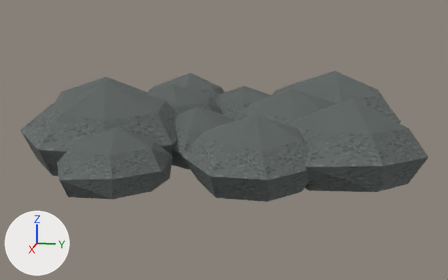
Before and after pictures for a commit that changed the OBJ model Assets/ProjectOEN/ProductionArt/Meshes/props_tools/pr-010_stone_pile__large.obj.
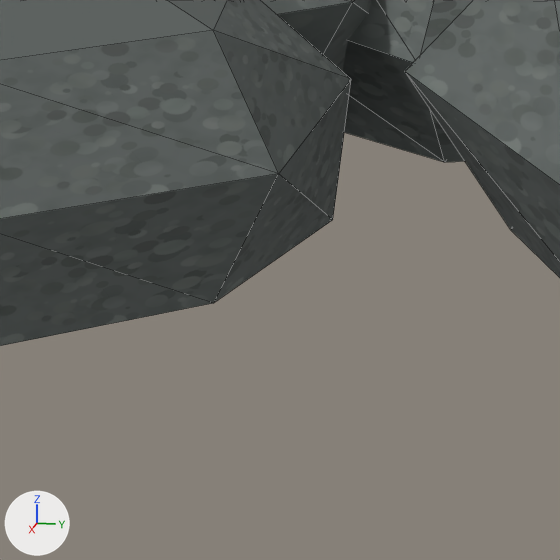
Each version is shown whole from a 50 mm lens placed at (1.752, 0.399, 0.46), pointed at (-0.027, 0.043, 0.016), then close up on the part from 26% to 46% of the width and 51% to 83% of the height. Arrows for +X, +Y and +Z are at lower left; the lights stay in place. The first two pictures are the older version. The close-ups show mesh edges as thin lines. Where no turn or scale is listed for an object, it has been applied to the vertices. Vertices at exactly the same position are counted once.

The scene before the commit, as lines of its bpy script (objects in view):
```python
me_pr_010_stone_pile__large = bpy.data.meshes.new('pr-010_stone_pile__large')
me_pr_010_stone_pile__large.from_pydata(...)  # 268 vertices, 492 faces; spans x -0.602..0.537, y -0.549..0.597, z -0.007..0.213
me_pr_010_stone_pile__large.materials.append(mat_stone)  # picture img_stone_albedo_png
ob_pr_010_stone_pile__large = bpy.data.objects.new('pr-010_stone_pile__large', me_pr_010_stone_pile__large)
ob_pr_010_stone_pile__large.location = (0.0, 0.0, 0.0)
```
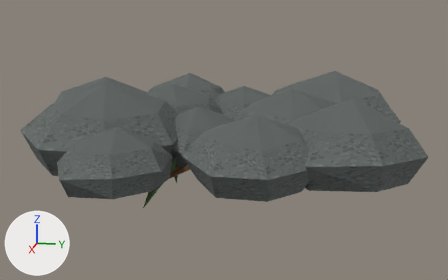
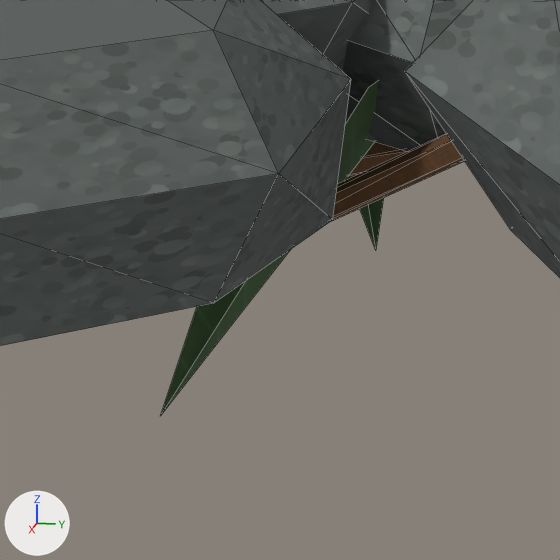
Edits to the bpy script that builds the scene:
```text
Add img_wood_albedo_png:
    img_wood_albedo_png = load_image('wood_albedo.png', '../../Materials/Textures/wood_albedo.png', 1024, 1024, 'sRGB')
Add img_mud_albedo_png:
    img_mud_albedo_png = load_image('mud_albedo.png', '../../Materials/Textures/mud_albedo.png', 1024, 1024, 'sRGB')
Add img_leaf_albedo_png:
    img_leaf_albedo_png = load_image('leaf_albedo.png', '../../Materials/Textures/leaf_albedo.png', 1024, 1024, 'sRGB')
Add mat_wood:
    mat_wood = principled_material('Wood')
    mat_wood.texture = img_wood_albedo_png
    mat_wood.roughness = 0.89
Add mat_mud:
    mat_mud = principled_material('Mud')
    mat_mud.texture = img_mud_albedo_png
    mat_mud.roughness = 0.89
Add mat_leaf:
    mat_leaf = principled_material('Leaf')
    mat_leaf.texture = img_leaf_albedo_png
    mat_leaf.roughness = 0.89
Change me_pr_010_stone_pile__large:
    used by ob_pr_010_stone_pile__large; location = (0.0, 0.0, 0.0)
    remove me_pr_010_stone_pile__large.from_pydata(...)  # 268 vertices, 492 faces; spans x -0.602..0.537, y -0.549..0.597, z -0.007..0.213
    add me_pr_010_stone_pile__large.from_pydata(...)  # 340 vertices, 592 faces; spans x -0.602..0.537, y -0.549..0.597, z -0.107..0.213
    me_pr_010_stone_pile__large part 1
    72 vertices are added at x -0.147..0.276, y -0.197..0.305, z -0.107..0.05
    8 new faces join them, mat_leaf (picture img_leaf_albedo_png)
    80 new faces join them, mat_wood (picture img_wood_albedo_png)
    12 new faces join them, mat_mud (picture img_mud_albedo_png)
    add me_pr_010_stone_pile__large.materials.append(mat_leaf)  # picture img_leaf_albedo_png
    add me_pr_010_stone_pile__large.materials.append(mat_wood)  # picture img_wood_albedo_png
    add me_pr_010_stone_pile__large.materials.append(mat_mud)  # picture img_mud_albedo_png
```

Pixel boxes (x1, y1, x2, y2) of what changed, in the close-ups (560 x 560 px):
'pr-010_stone_pile__large', reshaped: before (0, 0, 560, 346); after (0, 0, 560, 415)
part 1 of me_pr_010_stone_pile__large, added: after (161, 81, 464, 415)
